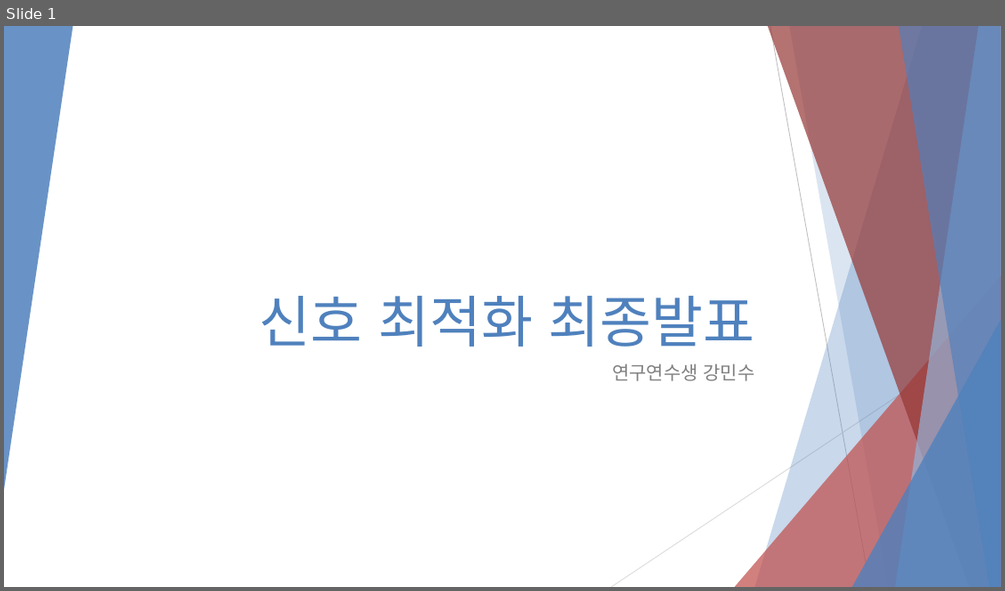
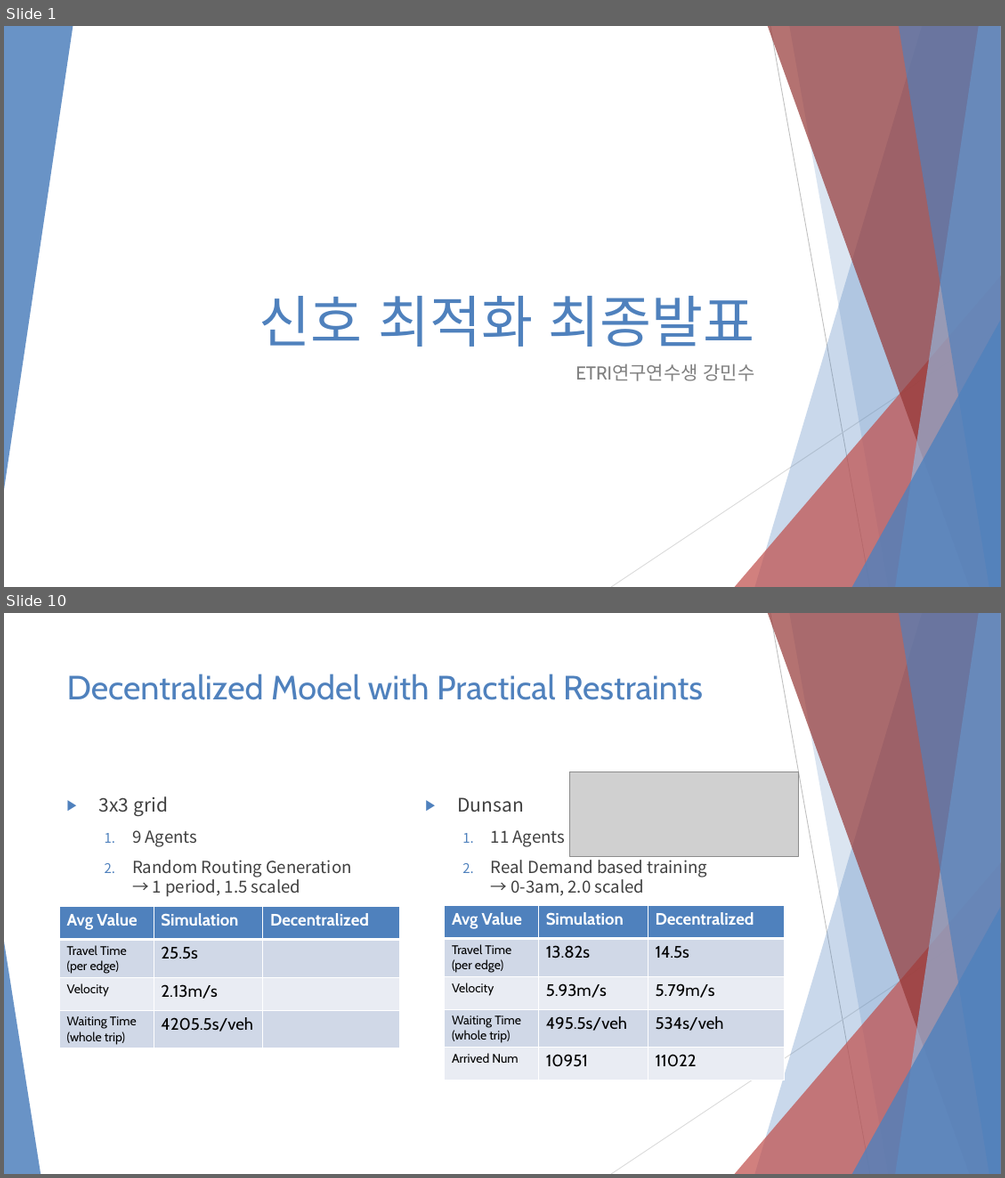
Before and after one commit to 3neutronstar/rl-constraints-traffic, a slide deck: Traffic Optimization Final Speech.pptx. Shown one above the other, each under a label of ours: slide 1 before the commit, slides 1 and 10 after it; the slides between them are not shown. The pictures are 1005x591 and 1005x1178 pixels, drawn with LibreOffice and Linux fonts; fonts in the diff are those of the drawing; grey boxes stand for pictures. Boxes give left, top, right and bottom in pixels: in the first picture for what was removed or moved away, otherwise in the second. Text is boxed around its words. In the diff, an @@ line names an element or a change of style, - is before the commit and + after.

```diff
--- a/Traffic Optimization Final Speech.pptx
+++ b/Traffic Optimization Final Speech.pptx
@@ slide 10 added at bbox=[4, 613, 1001, 1174], background #FFFFFF; not listed: 9 template elements that a slide beside it also shows @@
@@ title added at bbox=[67, 674, 703, 700], 32.4 pt, text #4F81BD @@
+Decentralized Model with Practical Restraints
@@ picture added at bbox=[569, 771, 798, 857] @@
@@ text added at bbox=[99, 796, 352, 897], 16 pt, text #404040 @@
+▶ 3x3 grid
+  1. 9 Agents
+  2. Random Routing Generation
+     → 1 period, 1.5 scaled
@@ text added at bbox=[457, 797, 708, 896], 16 pt, text #404040 @@
+▶ Dunsan
+  1. 11 Agents
+  2. Real Demand based training
+     → 0-3am, 2.0 scaled
@@ table added at bbox=[445, 906, 785, 1078], 5 rows, 3 columns @@
+Avg Value | Simulation | Decentralized
+Travel Time / (per edge) | 13.82s | 14.5s
+Velocity | 5.93m/s | 5.79m/s
+Waiting Time (whole trip) | 495.5s/veh | 534s/veh
+Arrived Num | 10951 | 11022
@@ table added at bbox=[59, 907, 399, 1048], 4 rows, 3 columns @@
+Avg Value | Simulation | Decentralized
+Travel Time / (per edge) | 25.5s | 
+Velocity | 2.13m/s | 
+Waiting Time (whole trip) | 4205.5s/veh | 
@@ triangle added at bbox=[4, 941, 40, 1174], fill #4F81BD at 85% opacity @@
@@ slide 1 changed as well @@
@@ subtitle at bbox=[575, 363, 755, 381]: text changed @@
-연구연수생 강민수
+ETRI연구연수생 강민수
```
Also in this commit, not shown: 11 other slides added, 5 slides removed, 2 other files.
